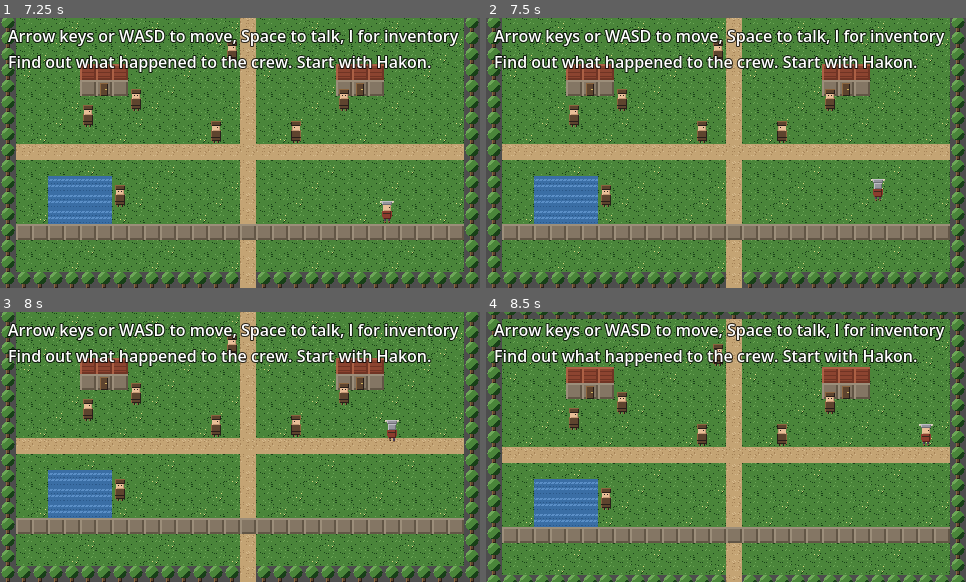
Above: before the commit, frames 1-4 (two rows, left to right).
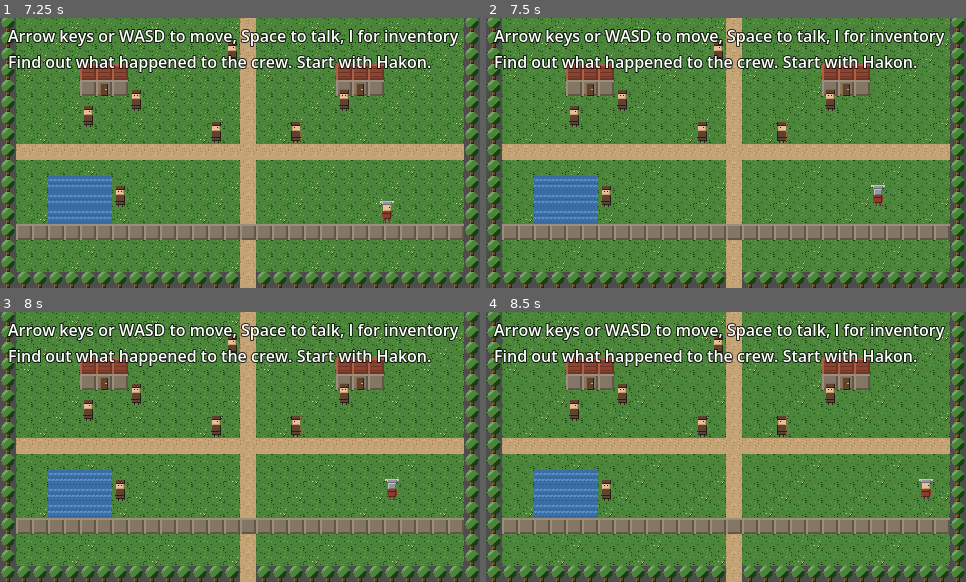
Above: after the commit, the same moments.

Repository: AtlasInMind/viking-game
Game: Godot game, scene res://scenes/title_screen.tscn
Same seed, same stepped clock (60 frames per second), same inputs: the game is played once before the commit and once after it.
Inputs:
- Up to frame 1 (7.25 s): click "Start" at 0.5 s; tap Enter at 1.25 s; hold Right 1.28-2.03 s; hold Enter 1.28-2.03 s; tap Space at 1.52, 2.27, 3.77, 4.52, 5.27, 5.75, 6.77 s; hold Down 2.03-2.78 s; tap I every 1.5 s from 2.1 to 6.6 s; hold Right 2.78-3.53 s; hold Enter 2.78-3.53 s; hold Up 3.53-4.28 s; hold Enter 4.28-5.03 s; hold Left 4.28-5.78 s; hold Down 5.78-6.53 s; hold Enter 5.78-6.53 s; hold Right from 6.53 s (still down)
- Up to frame 2 (7.5 s): release Right at 7.28 s; hold Up from 7.28 s (still down); hold Enter from 7.28 s (still down)
- Up to frame 3 (8 s): keep holding Up; keep holding Enter; tap Space at 7.52 s
- Up to frame 4 (8.5 s): release Up at 8.03 s; release Enter at 8.03 s; hold Right from 8.03 s (still down); tap I at 8.1 s; tap Space at 8.27 s

Frame 1 is identical in both runs. In frame 2, 0.2% of the frame differs, in the area x 80-84%, y 59-70%; in frame 3, 0.3%; in frame 4, 36%, in the area x 0-100%, y 0-100%.

Commit message:
Add side content, secrets, and collectibles (issue #22)
A "Half-Carved Token" - a new Pickup interactable type (no sprite,
found only by walking up and interacting, not by sight) placed in open
grass east of the crossroads, deliberately independent of the main
quest's gate so it's reachable by wandering from the very start.
Pickup implements the same get_dialogue_text() interface NPCs do, so
main.gd's existing interact-detection needed no changes, only a new
branch for what happens when it's found (mirroring every other item
grant already in the project).

Extends npc.gd's dialogue_lines resolution (issue #20) to also check
item possession (Inventory.has_item()) alongside WorldState flags,
rather than adding a redundant flag that would only mirror the item's
own presence. Used for a new, higher-priority line from Ingrid once
the player actually holds the token - genuinely new content consistent
with her established role (docs/WORLD_BIBLE.md), not a resolution of
something already planted (an earlier draft of the DECISIONS.md entry
claimed otherwise; corrected after an independent review caught the
discrepancy against her actual existing line, which is about a letter,
not a carving).

Verified end-to-end in a real exported web build: the token is
discoverable off the main path without any main-quest progress,
granting it is idempotent, Ingrid's reactive line appears correctly
once held, and both persist correctly across a real page reload - all
independent of and without interfering with the main quest thread.

Co-Authored-By: Claude Sonnet 5 <noreply@anthropic.com>
Claude-Session: https://claude.ai/code/session_014qgPGoKn3nZmKBvgbYEBQp

Diff:
--- /dev/null
+++ b/game/data/items/carved_token.tres
@@ -0,0 +1,9 @@
+[gd_resource type="Resource" script_class="Item" load_steps=2 format=3]
+
+[ext_resource type="Script" path="res://scripts/item.gd" id="1_item"]
+
+[resource]
+script = ExtResource("1_item")
+id = "carved_token"
+display_name = "Half-Carved Token"
+description = "Someone was carving a small likeness, never finished. Found tucked into the grass, off the beaten path."
--- /dev/null
+++ b/game/scenes/pickup.tscn
@@ -0,0 +1,6 @@
+[gd_scene load_steps=2 format=3]
+
+[ext_resource type="Script" path="res://scripts/pickup.gd" id="1_pickup"]
+
+[node name="Pickup" type="Node2D"]
+script = ExtResource("1_pickup")
--- a/game/scripts/item_database.gd
+++ b/game/scripts/item_database.gd
@@ -11,6 +11,7 @@
 	preload("res://data/items/placeholder_charm.tres"),
 	preload("res://data/items/placeholder_stone.tres"),
 	preload("res://data/items/rusted_key.tres"),
+	preload("res://data/items/carved_token.tres"),
 ]
 
 var _by_id: Dictionary = {}
--- a/game/scripts/main.gd
+++ b/game/scripts/main.gd
@@ -83,8 +83,25 @@
 		{"flag": "", "text": "I gave the order to send them out. If that was wrong, it's mine to carry, not the crew's kin."},
 	]},
 	{"id": "ingrid", "cell": Vector2i(18, 8), "facing": "side", "facing_right": false, "lines": [
+		{"item": "carved_token", "text": "That's - that's the token he was carving. He never showed me the whole of it. I didn't know he'd finished it... had he?"},
 		{"flag": "", "text": "He told me, the night before they left, that if the weather turned bad he'd rather we never spoke again than write me a letter I'd have to bury with him. I didn't understand it then."},
 	]},
+]
+
+## Side content (issue #22): a keepsake dropped somewhere it was never
+## meant to be found again, in the open grass east of the crossroads -
+## off every path/road tile and clear of the gate, so it's reachable by
+## wandering from the very start, not gated behind main-quest progress.
+## No sprite (see pickup.gd), no hint pointing at it - purely a reward
+## for exploring, matching design pillar #1 in docs/PROJECT_VISION.md.
+## Optional: Ingrid's reactive line above is the only thing that changes,
+## and nothing here is required to complete or progress the main quest.
+const PICKUP_SCENE := preload("res://scenes/pickup.tscn")
+const PICKUP_PLACEMENTS := [
+	{"id": "carved_token_pickup", "cell": Vector2i(24, 11),
+		"item_id": "carved_token",
+		"found_text": "Half-finished, tucked into the grass here: someone was carving a small token, roughly a woman's likeness, never finished.",
+		"already_found_text": "Just flattened grass here now."},
 ]
 
 ## Challenge-layer prototype (issue #10): stepping onto CAIRN_TRIGGER_CELL,
@@ -118,7 +135,7 @@
 @onready var _hint: Label = $UI/Hint
 
 var _occupied_cells: Dictionary = {}
-var _npcs_by_id: Dictionary = {}
+var _interactables_by_id: Dictionary = {}
 var _interact_was_pressed := false
 var _inventory_key_was_pressed := false
 var _tileset_source_id: int = -1
@@ -133,6 +150,7 @@
 	_tileset_source_id = _build_tileset()
 	_build_map(_tileset_source_id)
 	_place_npcs()
+	_place_pickups()
 
 	var start := _resolve_start_position(save_data)
 	_player.initialize(_ground, start, TILE_SIZE, MAP_SIZE, _occupied_cells)
@@ -299,7 +317,7 @@
 	if npc and npc.has_method("get_dialogue_text"):
 		_dialogue.open(npc.get_dialogue_text())
 		_player.set_input_enabled(false)
-		if npc == _npcs_by_id.get("cairn_npc"):
+		if npc == _interactables_by_id.get("cairn_npc"):
 			WorldState.set_flag(FLAG_ASKED_ABOUT_CAIRN, true)
 			# Placeholder items proving issue #17's inventory system
 			# end-to-end - #21 deliberately left this cairn subplot as
@@ -312,7 +330,7 @@
 			# added - save again so the grant survives immediately
 			# rather than only on the player's next step.
 			_save_state()
-		elif npc == _npcs_by_id.get("water_npc"):
+		elif npc == _interactables_by_id.get("water_npc"):
 			# The rusted key is the main quest's real item/gate step
 			# (issue #21) - only offered once the player has a reason to
 			# want it (they've met Hakon and know the ship matters).
@@ -321,13 +339,20 @@
 			if WorldState.get_flag(QuestFlags.MET_HAKON):
 				Inventory.add_item("rusted_key")
 				_save_state()
-		elif npc == _npcs_by_id.get("hakon"):
+		elif npc == _interactables_by_id.get("hakon"):
 			WorldState.set_flag(QuestFlags.MET_HAKON, true)
 			# Act 1's resolution beat (issue #21): reporting back after
 			# the ship's memory encounter closes the thread. _on_flag_changed()
 			# already saves for both set_flag() calls here, no extra call needed.
 			if WorldState.get_flag(QuestFlags.MEMORY_SURFACED):
 				WorldState.set_flag(QuestFlags.ACT_ONE_RESOLVED, true)
+		elif npc == _interactables_by_id.get("carved_token_pickup"):
+			# Side content (issue #22) - optional, not required for the
+			# main quest. Idempotent (Inventory.add_item no-ops if already
+			# held), so revisiting after taking it just repeats the
+			# already-found text with no further effect.
+			Inventory.add_item("carved_token")
+			_save_state()
 
 
 ## Toggling the inventory panel is mutually exclusive with dialogue - it
@@ -361,7 +386,19 @@
 		npc.dialogue_lines = placement["lines"]
 		npc.position = _grid_to_world(placement["cell"])
 		_occupied_cells[placement["cell"]] = npc
-		_npcs_by_id[placement["id"]] = npc
+		_interactables_by_id[placement["id"]] = npc
+
+
+func _place_pickups() -> void:
+	for placement in PICKUP_PLACEMENTS:
+		var pickup := PICKUP_SCENE.instantiate()
+		add_child(pickup)
+		pickup.item_id = placement["item_id"]
+		pickup.found_text = placement["found_text"]
+		pickup.already_found_text = placement["already_found_text"]
+		pickup.position = _grid_to_world(placement["cell"])
+		_occupied_cells[placement["cell"]] = pickup
+		_interactables_by_id[placement["id"]] = pickup
 
 
 func _grid_to_world(cell: Vector2i) -> Vector2:
--- a/game/scripts/npc.gd
+++ b/game/scripts/npc.gd
@@ -5,13 +5,17 @@
 ## the NPC's own presentation and dialogue content.
 ##
 ## dialogue_lines (issue #20) replaces a single fixed dialogue_text (M1):
-## an ordered array of {"flag": String, "value": Variant, "text": String}
-## dicts. get_dialogue_text() returns the first entry whose flag is unset
-## (an always-true fallback - list these last) or matches WorldState,
-## picked live on every call - not main.gd reaching in after the fact to
+## an ordered array of {"flag": String, "value": Variant, "item": String,
+## "text": String} dicts (flag/item both optional; omitted flag and item
+## means "always matches" - list that entry last as the fallback).
+## get_dialogue_text() picks the first entry whose conditions are met,
+## live on every call - not main.gd reaching in after the fact to
 ## overwrite an NPC's line on every relevant flag change, which stopped
 ## scaling once there was more than one NPC with more than one line (see
-## docs/DECISIONS.md for the two special-cases this replaced).
+## docs/DECISIONS.md for the two special-cases this replaced). "item"
+## (issue #22) checks Inventory.has_item() the same way "flag" checks
+## WorldState - added once a real NPC line actually needed to react to
+## holding something rather than a flag someone else had to remember to set.
 
 ## Plain Array, not Array[Dictionary] - it's assigned directly from
 ## main.gd/ship.gd's NPC_PLACEMENTS entries, which are themselves plain
@@ -37,7 +41,10 @@
 func get_dialogue_text() -> String:
 	for line in dialogue_lines:
 		var flag: String = line.get("flag", "")
-		if flag == "" or WorldState.get_flag(flag) == line.get("value", true):
+		var item: String = line.get("item", "")
+		var flag_matches: bool = flag == "" or WorldState.get_flag(flag) == line.get("value", true)
+		var item_matches: bool = item == "" or Inventory.has_item(item)
+		if flag_matches and item_matches:
 			return line.get("text", "...")
 	return "..."
 
--- /dev/null
+++ b/game/scripts/pickup.gd
@@ -0,0 +1,26 @@
+class_name Pickup
+extends Node2D
+
+## A hidden, off-the-beaten-path item rewarding exploration (issue #22).
+## Implements the same get_dialogue_text() interface NPCs do, so
+## main.gd's existing interact handling (which only checks
+## has_method("get_dialogue_text")) picks it up with no changes needed
+## to that check - only a new branch for what happens once interacted
+## with, matching how every other item grant in this project already
+## works. Deliberately has no sprite - found by walking up and
+## interacting, not by sight, matching "hidden" literally.
+##
+## Whether it's already been taken is read from Inventory directly, not
+## a local flag - a local bool wouldn't survive a save/reload (this node
+## is destroyed and recreated with every scene load), while Inventory's
+## own persisted state already answers "do we have it" correctly.
+
+@export var item_id: String = ""
+@export var found_text: String = ""
+@export var already_found_text: String = "Nothing more here."
+
+
+func get_dialogue_text() -> String:
+	if Inventory.has_item(item_id):
+		return already_found_text
+	return found_text
Not shown, added: game/scripts/pickup.gd.uid
Not shown, changed: docs/DECISIONS.md
